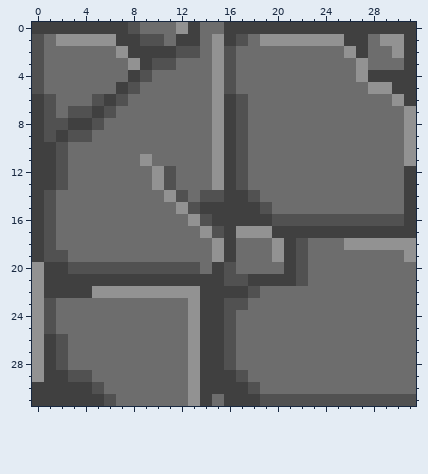
Two states of a pixel-art sprite, bin/floorTiles/1.png. This is how it looked before the edit.
The file is 32x32 pixels. Colours within 5 levels of each other are drawn and written as one.
Now the later version:
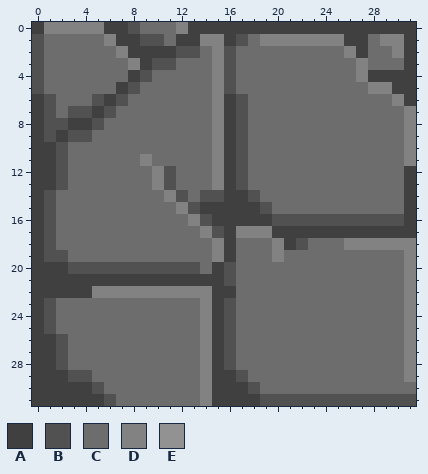
Palette (. is transparent): A #404040  B #515151  C #6d6d6d  D #828282  E #929292
Diff:
Colour C gives way to colour A in row 0 at x 14 to 15; in row 31 at x 15.
Colour E gives way to colour A in rows 20 to 29 at x 0.
Colour A gives way to colour C in rows 19 to 20 at x 21; in row 21 at x 18 to 21; in row 22 at x 17.
Colour B gives way to colour C in rows 19 to 20 at x 22; in row 21 at x 17 and 22; in row 22 at x 18; in row 23 at x 17.
Colour E gives way to colour C in row 1 at x 2 to 5; in rows 23 to 31 at x 13.
Colour A gives way to colour D in row 0 at x 1 to 5; in rows 22 to 31 at x 14.
Colour C gives way to colour D in row 1 at x 14; in rows 20 to 29 at x 31.
Colour E gives way to colour D in row 0 at x 12; in row 1 at x 6, 15, 19 to 25 and 29 to 30; in row 2 at x 7, 15, 26 and 30; in row 3 at x 8, 15 and 27; in row 4 at x 15 and 27; in row 5 at x 15 and 28 to 29.
Colour E gives way to colour D in row 6 at x 15 and 30; in rows 7 to 10 at x 15 and 31; in row 11 at x 9, 15 and 31; in rows 12 to 13 at x 10 and 15; in row 14 at x 11; in row 15 at x 12.
Colour E gives way to colour D in row 16 at x 13; in row 17 at x 14 and 17 to 19; in row 18 at x 15, 20 and 26 to 31; in row 19 at x 15, 20 and 31; in row 22 at x 5 to 13.
Boxes around the changes in both pictures, in picture pixels (x1, y1, x2, y2):
changed: (32, 22, 416, 406)
